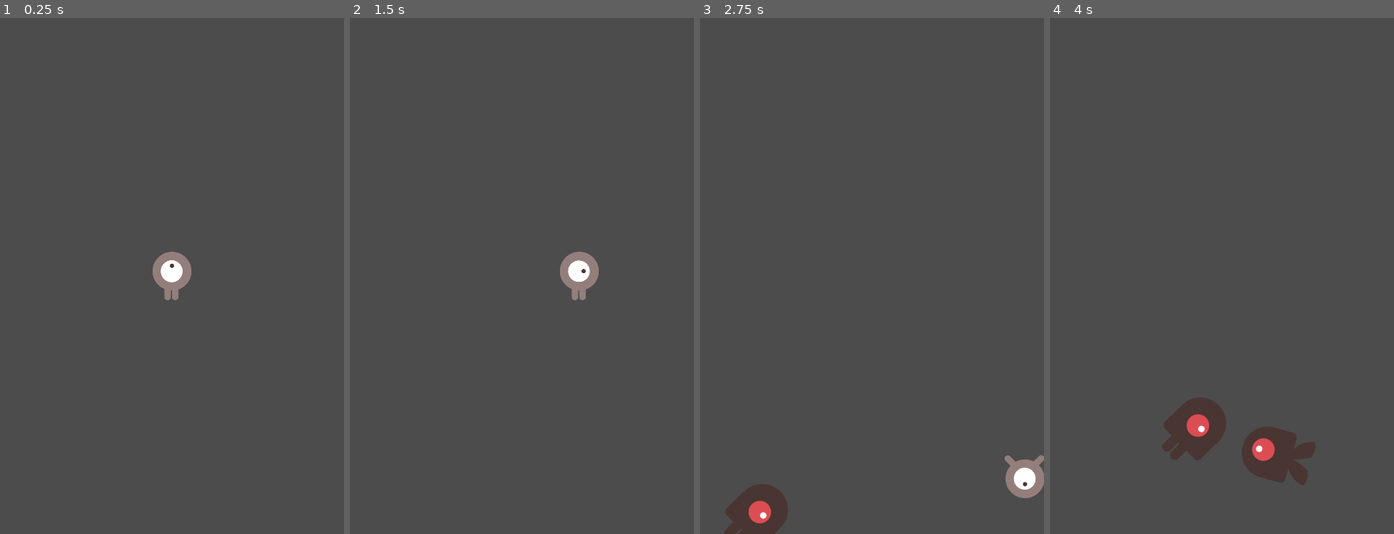
Above: before the commit, frames 1-4 (left to right).
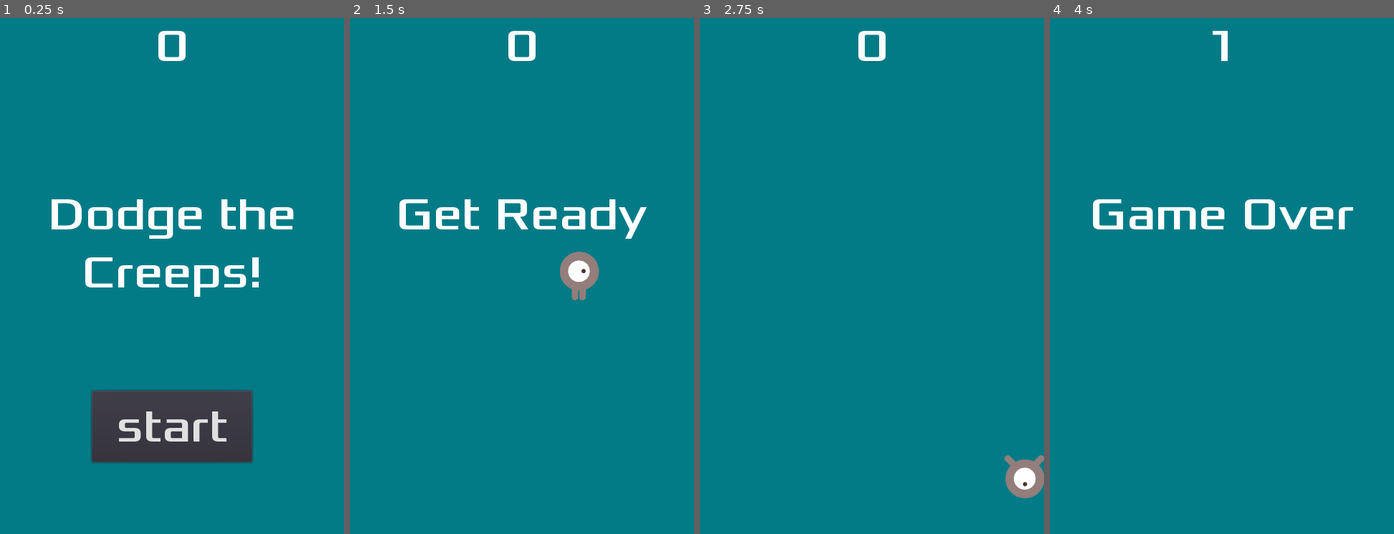
Above: after the commit, the same moments.

Repository: filfil65/Godot_Projects
Game: Godot game, scene res://Main.tscn
Same seed, same stepped clock (60 frames per second), same inputs: the game is played once before the commit and once after it.
Inputs (mouse positions are in pixels of both pictures, inside the frame that each line leads up to):
- Up to frame 1 (0.25 s): no input
- Up to frame 2 (1.5 s): click (522, 425) at 0.5 s, where only the run after the commit has a clickable "start"; tap Enter at 1.25 s; hold Right (ui_right) from 1.28 s (still down)
- Up to frame 3 (2.75 s): release Right (ui_right) at 2.03 s; hold Down (ui_down) from 2.03 s (still down)
- Up to frame 4 (4 s): release Down (ui_down) at 2.78 s; hold Right (ui_right) 2.78-3.53 s; hold Up (ui_up) from 3.53 s (still down)

The runs differ from the first frame. In frame 1, 94% of the frame differs, in the area x 0-100%, y 0-100%; in frame 2, 99%; in frame 3, 99%; in frame 4, 100%.

Commit message:
Updated the First Game project, tutorial complete

Diff:
--- /dev/null
+++ b/006_first_game/HUD.gd
@@ -0,0 +1,29 @@
+extends CanvasLayer
+
+signal start_game
+
+func show_message(text):
+	$Message.text = text
+	$Message.show()
+	$MessageTimer.start()
+
+func show_game_over():
+	show_message("Game Over")
+	# Wait until the MessageTimer has counted down.
+	yield($MessageTimer, "timeout")
+
+	$Message.text = "Dodge the\nCreeps!"
+	$Message.show()
+	# Make a one-shot timer and wait for it to finish.
+	yield(get_tree().create_timer(1), "timeout")
+	$StartButton.show()
+
+func update_score(score):
+	$ScoreLabel.text = str(score)
+
+func _on_StartButton_pressed():
+	$StartButton.hide()
+	emit_signal("start_game")
+
+func _on_MessageTimer_timeout():
+	$Message.hide()
--- /dev/null
+++ b/006_first_game/HUD.tscn
@@ -0,0 +1,61 @@
+[gd_scene load_steps=6 format=2]
+
+[ext_resource path="res://dodge_assets/fonts/Xolonium-Regular.ttf" type="DynamicFontData" id=1]
+[ext_resource path="res://HUD.gd" type="Script" id=2]
+
+[sub_resource type="DynamicFont" id=1]
+size = 64
+font_data = ExtResource( 1 )
+
+[sub_resource type="InputEventAction" id=2]
+action = "ui_select"
+
+[sub_resource type="ShortCut" id=3]
+shortcut = SubResource( 2 )
+
+[node name="HUD" type="CanvasLayer"]
+script = ExtResource( 2 )
+
+[node name="ScoreLabel" type="Label" parent="."]
+anchor_right = 1.0
+margin_bottom = 20.0
+custom_fonts/font = SubResource( 1 )
+text = "0"
+align = 1
+__meta__ = {
+"_edit_use_anchors_": false
+}
+
+[node name="Message" type="Label" parent="."]
+anchor_top = 0.327
+anchor_right = 1.0
+anchor_bottom = 0.327
+custom_fonts/font = SubResource( 1 )
+text = "Dodge the Creeps!"
+align = 1
+autowrap = true
+__meta__ = {
+"_edit_use_anchors_": false
+}
+
+[node name="StartButton" type="Button" parent="."]
+anchor_left = 0.5
+anchor_top = 1.0
+anchor_right = 0.5
+anchor_bottom = 1.0
+margin_left = -112.0
+margin_top = -200.0
+margin_right = 112.0
+margin_bottom = -100.0
+custom_fonts/font = SubResource( 1 )
+shortcut = SubResource( 3 )
+text = "start"
+__meta__ = {
+"_edit_use_anchors_": false
+}
+
+[node name="MessageTimer" type="Timer" parent="."]
+wait_time = 2.0
+one_shot = true
+[connection signal="pressed" from="StartButton" to="." method="_on_StartButton_pressed"]
+[connection signal="timeout" from="MessageTimer" to="." method="_on_MessageTimer_timeout"]
--- a/006_first_game/Main.gd
+++ b/006_first_game/Main.gd
@@ -6,12 +6,14 @@
 
 func _ready():
 	randomize() # This will randominse the seed on your rand functions
-	new_game()
 
 
 func new_game():
-	score = 0
+	# Signal from HUD
+	$HUD.update_score(score)
+	$HUD.show_message("Get Ready")
 	$Player.start($PlayerStartPosition.position)
+	$Music.play()
 	$StartTimer.start()
 
 
@@ -19,6 +21,10 @@
 	# _on_Player_hit()
 	$ScoreTimer.stop()
 	$MobTimer.stop()
+	$Music.stop()
+	$DeathSound.play()
+	$HUD.show_game_over()
+	get_tree().call_group("mobs", "queue_free")
 
 
 func _on_MobTimer_timeout():
@@ -45,6 +51,7 @@
 
 func _on_ScoreTimer_timeout():
 	score += 1
+	$HUD.update_score(score)
 
 
 func _on_StartTimer_timeout():
--- a/006_first_game/Main.tscn
+++ b/006_first_game/Main.tscn
@@ -1,8 +1,11 @@
-[gd_scene load_steps=5 format=2]
+[gd_scene load_steps=8 format=2]
 
 [ext_resource path="res://Main.gd" type="Script" id=1]
 [ext_resource path="res://Mob.tscn" type="PackedScene" id=2]
 [ext_resource path="res://Player.tscn" type="PackedScene" id=3]
+[ext_resource path="res://HUD.tscn" type="PackedScene" id=4]
+[ext_resource path="res://dodge_assets/art/House In a Forest Loop.ogg" type="AudioStream" id=5]
+[ext_resource path="res://dodge_assets/art/gameover.wav" type="AudioStream" id=6]
 
 [sub_resource type="Curve2D" id=1]
 _data = {
@@ -12,6 +15,14 @@
 [node name="Main" type="Node"]
 script = ExtResource( 1 )
 Mob = ExtResource( 2 )
+
+[node name="ColorRect" type="ColorRect" parent="."]
+margin_right = 480.0
+margin_bottom = 720.0
+color = Color( 0.0117647, 0.486275, 0.533333, 1 )
+__meta__ = {
+"_edit_use_anchors_": false
+}
 
 [node name="Player" parent="." instance=ExtResource( 3 )]
 
@@ -34,7 +45,16 @@
 position = Vector2( 233.009, 0 )
 offset = 232.87
 lookahead = 2.0
+
+[node name="HUD" parent="." instance=ExtResource( 4 )]
+
+[node name="Music" type="AudioStreamPlayer" parent="."]
+stream = ExtResource( 5 )
+
+[node name="DeathSound" type="AudioStreamPlayer" parent="."]
+stream = ExtResource( 6 )
 [connection signal="hit" from="Player" to="." method="game_over"]
 [connection signal="timeout" from="MobTimer" to="." method="_on_MobTimer_timeout"]
 [connection signal="timeout" from="ScoreTimer" to="." method="_on_ScoreTimer_timeout"]
 [connection signal="timeout" from="StartTimer" to="." method="_on_StartTimer_timeout"]
+[connection signal="start_game" from="HUD" to="." method="new_game"]
--- a/006_first_game/Mob.tscn
+++ b/006_first_game/Mob.tscn
@@ -8,30 +8,36 @@
 [ext_resource path="res://dodge_assets/art/enemySwimming_1.png" type="Texture" id=6]
 [ext_resource path="res://Mob.gd" type="Script" id=7]
 
-[sub_resource type="SpriteFrames" id=1]
+[sub_resource type="PhysicsMaterial" id=1]
+friction = 100.0
+
+[sub_resource type="SpriteFrames" id=2]
 animations = [ {
 "frames": [ ExtResource( 5 ), ExtResource( 2 ) ],
 "loop": true,
 "name": "flying",
 "speed": 3.0
 }, {
+"frames": [ ExtResource( 1 ), ExtResource( 3 ) ],
+"loop": true,
+"name": "walking",
+"speed": 3.0
+}, {
 "frames": [ ExtResource( 6 ), ExtResource( 4 ) ],
 "loop": true,
 "name": "swimming",
 "speed": 3.0
-}, {
-"frames": [ ExtResource( 1 ), ExtResource( 3 ) ],
-"loop": true,
-"name": "walking",
-"speed": 3.0
 } ]
 
-[sub_resource type="CapsuleShape2D" id=2]
+[sub_resource type="CapsuleShape2D" id=3]
 radius = 35.8102
 height = 24.9492
 
-[node name="Mob" type="RigidBody2D"]
+[node name="Mob" type="RigidBody2D" groups=[
+"mobs",
+]]
 collision_mask = 0
+physics_material_override = SubResource( 1 )
 gravity_scale = 0.0
 script = ExtResource( 7 )
 __meta__ = {
@@ -40,13 +46,14 @@
 
 [node name="AnimatedSprite" type="AnimatedSprite" parent="."]
 scale = Vector2( 0.75, 0.75 )
-frames = SubResource( 1 )
+frames = SubResource( 2 )
 animation = "walking"
+frame = 1
 playing = true
 
 [node name="CollisionShape2D" type="CollisionShape2D" parent="."]
 rotation = 1.5708
-shape = SubResource( 2 )
+shape = SubResource( 3 )
 
 [node name="VisibilityNotifier2D" type="VisibilityNotifier2D" parent="."]
 [connection signal="screen_exited" from="VisibilityNotifier2D" to="." method="_on_VisibilityNotifier2D_screen_exited"]
Not shown: 1 places in 006_first_game/Mob.tscn that only renumber resources
